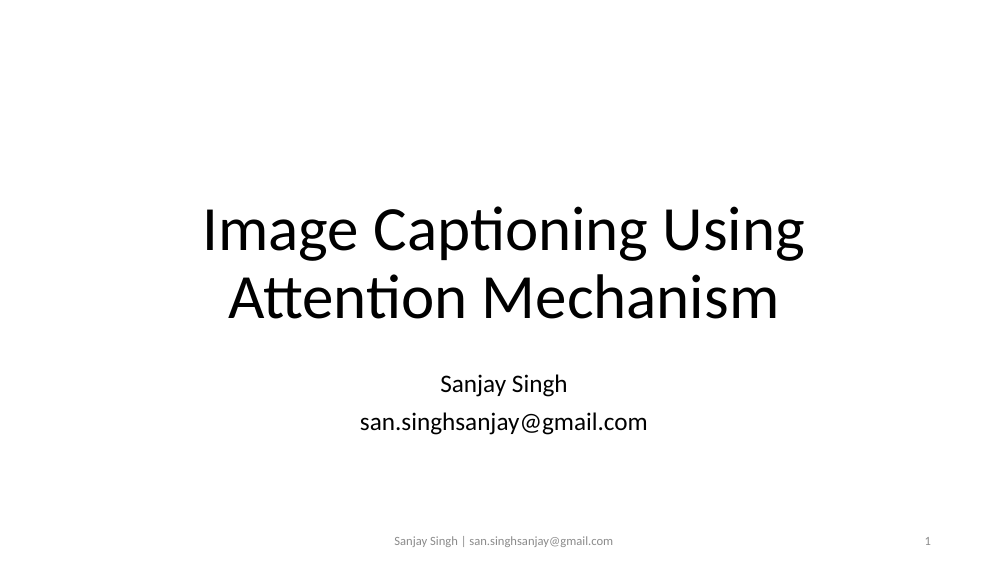
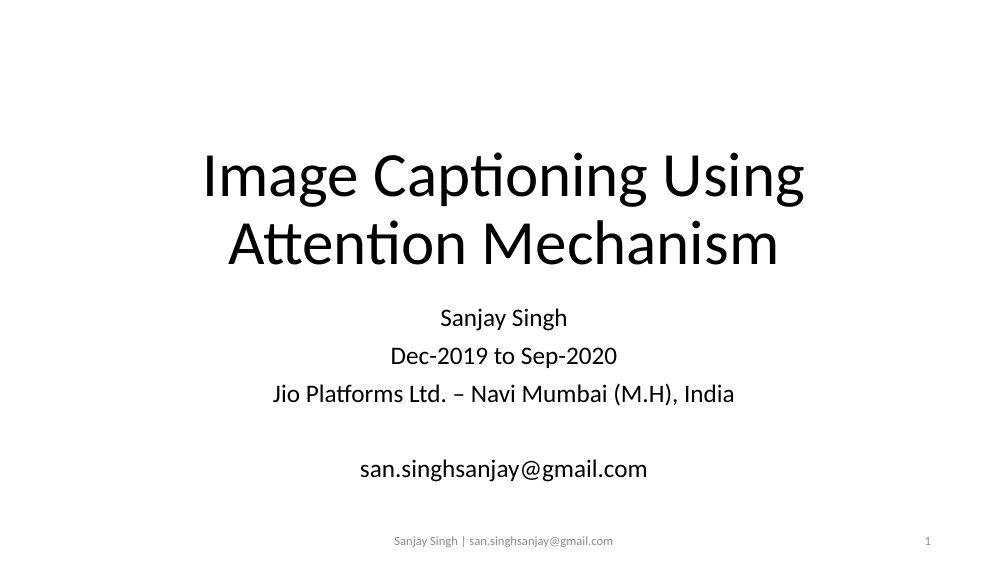
Before and after one commit to sansinghsanjay/Flickr8k_ImageCaptioning_AttentionMechanism, a slide deck: slide 1 of readme.pptx. Drawn at 1008x567 pixels with LibreOffice and Linux fonts; fonts in the diff are those of the drawing. Boxes give left, top, right and bottom in pixels: in the first picture for what was removed or moved away, otherwise in the second. Text is boxed around its words. In the diff, an @@ line names an element or a change of style, - is before the commit and + after.

```diff
--- a/readme.pptx
+++ b/readme.pptx
@@ title "Image Captioning Using Attention Mechanism": place and size @@
-title "Image Captioning Using Attention Mechanism" at [203,206,805,319]
+title "Image Captioning Using Attention Mechanism" at [203,152,805,265]
@@ subtitle "Sanjay Singh": place and size @@
-subtitle "Sanjay Singh" at [360,374,648,435]
+subtitle "Sanjay Singh" at [273,308,735,482]
@@ subtitle at [273,347,735,406]: paragraphs added @@
+Dec-2019 to Sep-2020
+Jio Platforms Ltd. – Navi Mumbai (M.H), India
```
Also in this commit, not shown: 1 other file.
